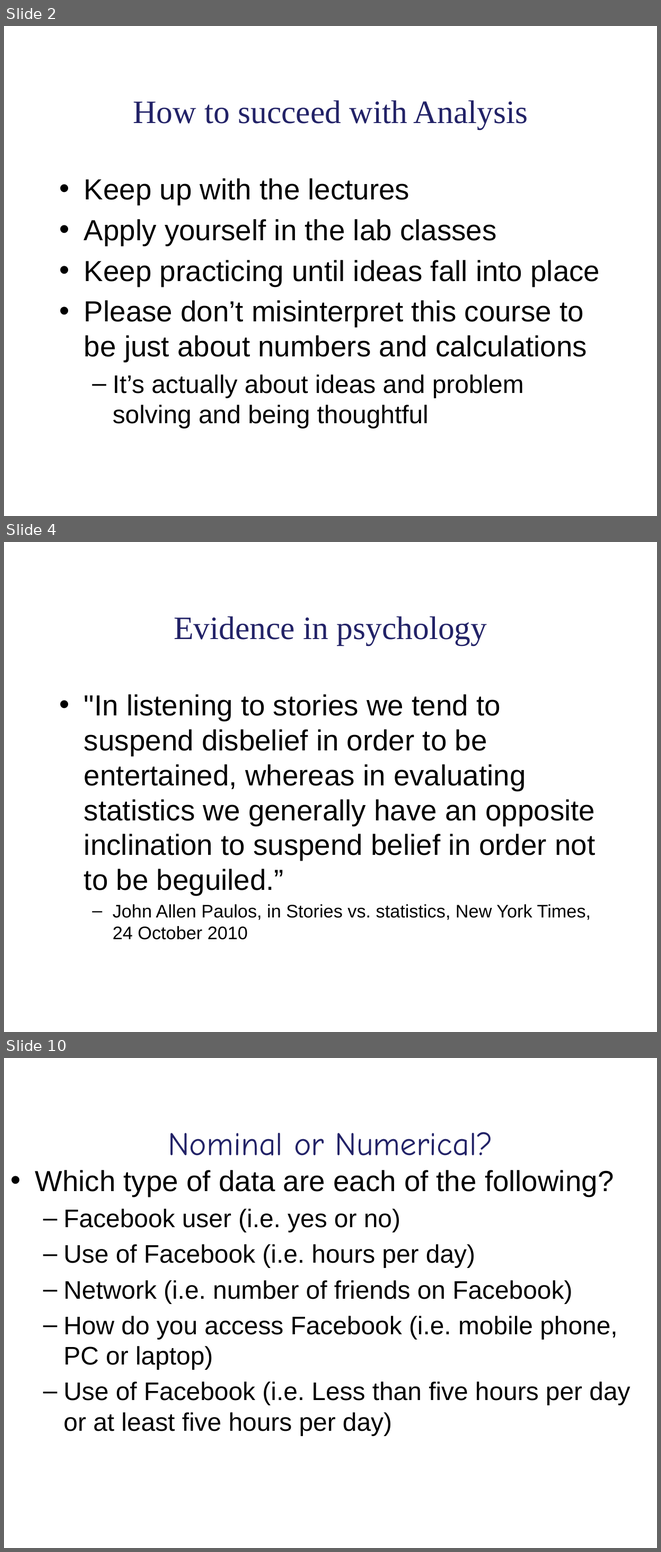
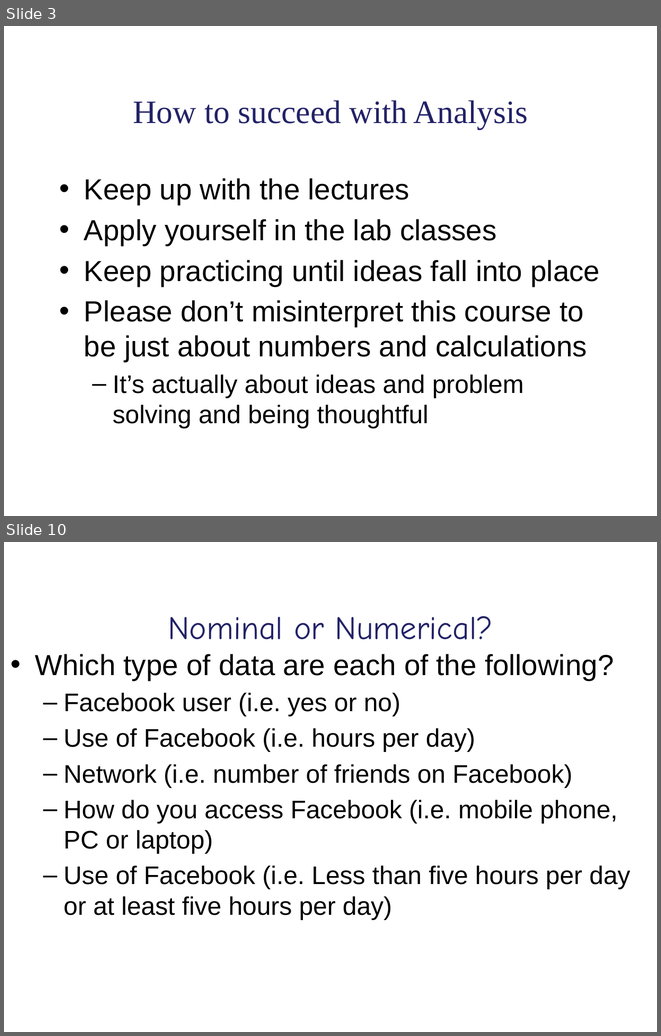
Before and after one commit to lu-psy-r/year1, a slide deck: PSYC121/data/Week_1/week 1 lecture slides.pptx. Shown one above the other, each under a label of ours: slides 2, 4 and 10 before the commit, slides 3 and 10 after it; the slides between them are not shown. The pictures are 661x1552 and 661x1036 pixels, drawn with LibreOffice and Linux fonts; fonts in the diff are those of the drawing. Boxes give left, top, right and bottom in pixels: in the first picture for what was removed or moved away, otherwise in the second. Text is boxed around its words. In the diff, an @@ line names an element or a change of style, - is before the commit and + after.

```diff
--- a/PSYC121/data/Week_1/week 1 lecture slides.pptx
+++ b/PSYC121/data/Week_1/week 1 lecture slides.pptx
@@ slide 4 removed at [4,542,657,1032], background #FFFFFF @@
@@ title removed at [174,616,487,645] @@
-Evidence in psychology
@@ text removed at [84,694,595,940] @@
-• "In listening to stories we tend to suspend disbelief in order to be entertained, whereas in evaluating statistics we generally have an opposite inclination to suspend belief in order not to be beguiled.”
-  – John Allen Paulos, in Stories vs. statistics, New York Times, 24 October 2010
@@ what was slide 2 is now slide 3 @@
```
Also in this commit, not shown: 10 slides changed, 2 slides added, 1 other slide removed, 3 other files.
